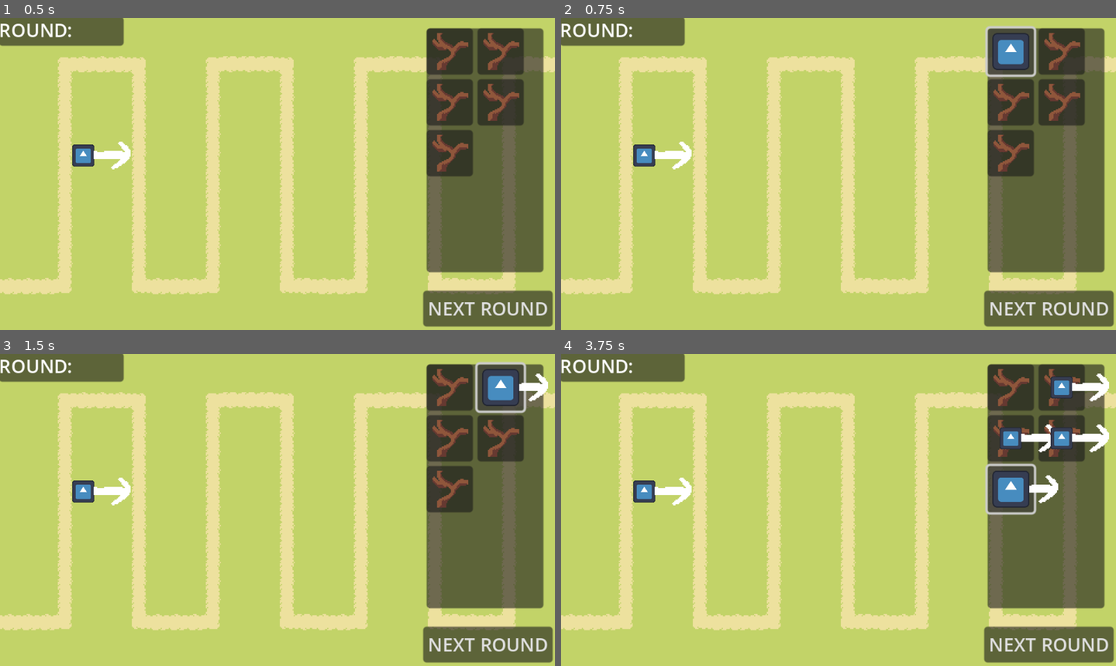
Above: before the commit, frames 1-4 (two rows, left to right).
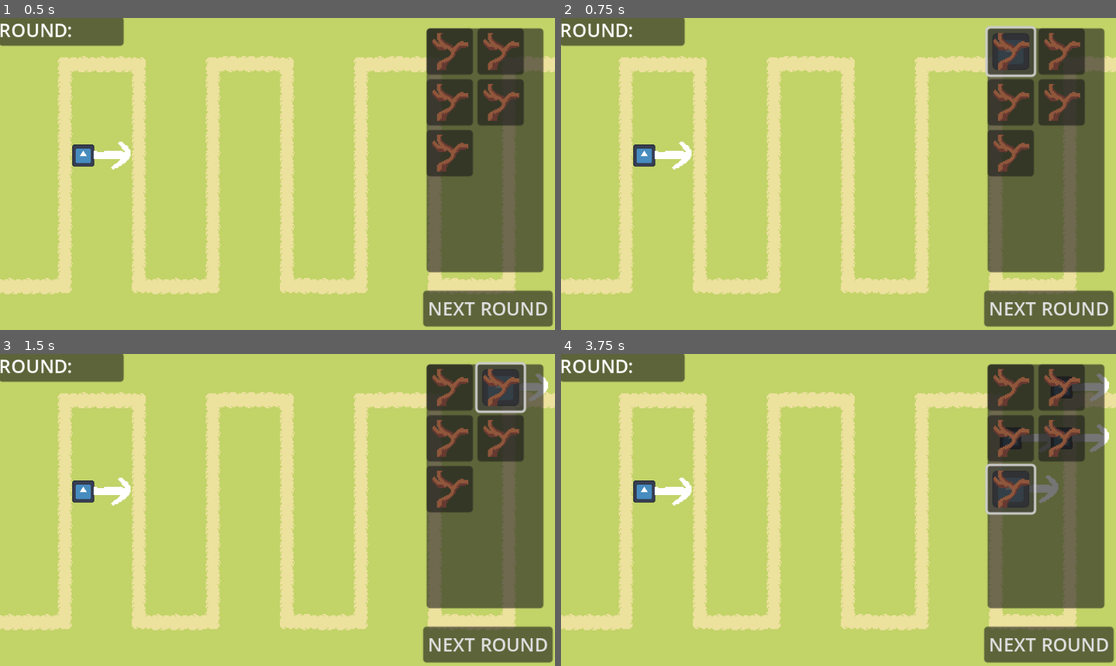
Above: after the commit, the same moments.

Repository: MindVisceral/BoneTD
Game: Godot game, scene res://Levels/Level1/Level1.tscn
Same seed, same stepped clock (60 frames per second), same inputs: the game is played once before the commit and once after it. The engine's default icon, where the game draws it, is replaced by a stand-in: a white triangle on a blue panel in a dark square.
Inputs (mouse positions are in pixels of both pictures, inside the frame that each line leads up to):
- Up to frame 1 (0.5 s): no input
- Up to frame 2 (0.75 s): click (1010, 52) at 0.5 s
- Up to frame 3 (1.5 s): click (499, 388) at 1.25 s
- Up to frame 4 (3.75 s): click (1010, 438) at 2 s; click (1060, 438) at 2.75 s; click (1010, 488) at 3.5 s

Frame 1 is identical in both runs. In frame 2, 0.7% of the frame differs, in the area x 77-85%, y 4-17%; in frame 3, 0.9%; in frame 4, 2.4%, in the area x 77-98%, y 6-50%.

Commit message:
Pivoted - now TowerHandler instantiates TempTower

Diff:
--- a/Entities/Enemies/BaseEnemy/BaseSelectButton.gd
+++ b/Entities/Enemies/BaseEnemy/BaseSelectButton.gd
@@ -1,22 +1,17 @@
 extends Button
 
-## Reference to the Tower which this Button will help select
+## Reference to the Tower which this Button will spawn
 @export var tower_reference: PackedScene
 
-##
-@export var TempTower: PackedScene
+## Reference to the Towerhandler Node of this level. It will spawn a TempTower scene and
+## it will instantiatehandle TempTower and Towers
+@export var tower_handler: TowerHandler
+
 
 func _ready() -> void:
-	call_deferred("initialize")
+	pass
 
-##
-func initialize() -> void:
-	if tower_reference:
-		pass
-
-## This button has been pressed, the Player wants to place this button's Tower
+## This button has been pressed, the Player wants to place this button's Tower.
+## The TowerHandler will handle that.
 func _on_pressed() -> void:
-	var temp_tower = TempTower.instantiate()
-	temp_tower.tower_to_be_placed = tower_reference
-
-	get_tree().get_root().add_child(temp_tower)
+	tower_handler.prepare_new_tower(tower_reference)
--- a/Entities/Towers/StickGuy/StickGuySelectButton.tscn
+++ b/Entities/Towers/StickGuy/StickGuySelectButton.tscn
@@ -1,13 +1,11 @@
-[gd_scene load_steps=5 format=3 uid="uid://cbdr67v8qd072"]
+[gd_scene load_steps=4 format=3 uid="uid://cbdr67v8qd072"]
 
 [ext_resource type="PackedScene" uid="uid://nmkmb7typgrs" path="res://Entities/Towers/BaseTower/BaseSelectButton.tscn" id="1_jpmuw"]
 [ext_resource type="PackedScene" uid="uid://cqmttjx0vrf5k" path="res://Entities/Towers/StickGuy/StickGuy.tscn" id="2_5s4yc"]
 [ext_resource type="Texture2D" uid="uid://dbuegf60t4tck" path="res://placeholder_4.png" id="2_l1xqb"]
-[ext_resource type="PackedScene" uid="uid://dheaw4xfjifiv" path="res://Entities/Towers/TempTower.tscn" id="3_asdb2"]
 
 [node name="BaseSelectButton" instance=ExtResource("1_jpmuw")]
 tower_reference = ExtResource("2_5s4yc")
-TempTower = ExtResource("3_asdb2")
 
 [node name="Sprite2D" parent="." index="0"]
 texture = ExtResource("2_l1xqb")
--- a/Entities/Towers/TempTower.gd
+++ b/Entities/Towers/TempTower.gd
@@ -2,21 +2,32 @@
 extends Area2D
 
 ## This Tower will be placed at TempTower's position when the Player wants to place it.
-## This is passed by each Tower's SelectButton
+## This is passed by the TowerHandler
 var tower_to_be_placed: PackedScene
 
+## New Towers will be added as children of the 'Towers' Node. The TowerHandler passes this.
+var towers_node_reference: Node2D
 
 
-##
+func _ready() -> void:
+	pass
+
+## Make this Node follow the mouse until it's queue_free()-d
 func _physics_process(delta: float) -> void:
 	## Keep this TempTower at the mouse's global position at all times.
 	self.global_position = get_global_mouse_position()
 
+## Wait for Input
 func _input(event: InputEvent) -> void:
+	## Placing button pressed; instantiate the right Tower and kill this Node
 	if Input.is_action_just_pressed("LMB"):
 		var new_tower: BaseTower = tower_to_be_placed.instantiate()
 
 		new_tower.global_position = self.global_position
-		get_tree().get_root().add_child(new_tower)
+		towers_node_reference.add_child(new_tower)
 
 		self.queue_free()
+
+	## Cancel placing the Tower.
+	elif Input.is_action_just_pressed("RMB"):
+		self.queue_free()
--- a/Levels/Level1/Level1.tscn
+++ b/Levels/Level1/Level1.tscn
@@ -441,7 +441,6 @@
 [node name="BaseRound" parent="RoundHandler" instance=ExtResource("3_gmuuh")]
 
 [node name="TowerHandler" parent="." instance=ExtResource("4_6772l")]
-tower_scenes = Array[PackedScene]([ExtResource("5_0yo07")])
 
 [node name="StickGuy" parent="TowerHandler/Towers" index="0" instance=ExtResource("5_0yo07")]
 position = Vector2(72, 119)
@@ -507,20 +506,25 @@
 grow_horizontal = 2
 grow_vertical = 2
 
-[node name="BaseSelectButton" parent="TemporaryGUI/Panel2/VFlowContainer" instance=ExtResource("6_4qvdn")]
+[node name="BaseSelectButton" parent="TemporaryGUI/Panel2/VFlowContainer" node_paths=PackedStringArray("tower_handler") instance=ExtResource("6_4qvdn")]
 layout_mode = 2
-
-[node name="BaseSelectButton2" parent="TemporaryGUI/Panel2/VFlowContainer" instance=ExtResource("6_4qvdn")]
+tower_handler = NodePath("../../../../TowerHandler")
+
+[node name="BaseSelectButton2" parent="TemporaryGUI/Panel2/VFlowContainer" node_paths=PackedStringArray("tower_handler") instance=ExtResource("6_4qvdn")]
 layout_mode = 2
-
-[node name="BaseSelectButton3" parent="TemporaryGUI/Panel2/VFlowContainer" instance=ExtResource("6_4qvdn")]
+tower_handler = NodePath("../../../../TowerHandler")
+
+[node name="BaseSelectButton3" parent="TemporaryGUI/Panel2/VFlowContainer" node_paths=PackedStringArray("tower_handler") instance=ExtResource("6_4qvdn")]
 layout_mode = 2
-
-[node name="BaseSelectButton4" parent="TemporaryGUI/Panel2/VFlowContainer" instance=ExtResource("6_4qvdn")]
+tower_handler = NodePath("../../../../TowerHandler")
+
+[node name="BaseSelectButton4" parent="TemporaryGUI/Panel2/VFlowContainer" node_paths=PackedStringArray("tower_handler") instance=ExtResource("6_4qvdn")]
 layout_mode = 2
-
-[node name="BaseSelectButton5" parent="TemporaryGUI/Panel2/VFlowContainer" instance=ExtResource("6_4qvdn")]
+tower_handler = NodePath("../../../../TowerHandler")
+
+[node name="BaseSelectButton5" parent="TemporaryGUI/Panel2/VFlowContainer" node_paths=PackedStringArray("tower_handler") instance=ExtResource("6_4qvdn")]
 layout_mode = 2
+tower_handler = NodePath("../../../../TowerHandler")
 
 [node name="Button" type="Button" parent="TemporaryGUI"]
 layout_mode = 1
--- a/Levels/TowerHandler.gd
+++ b/Levels/TowerHandler.gd
@@ -3,29 +3,34 @@
 
 @export_group("References")
 
+## Reference to the TempTower scene.
+## That's the placeholder which follows the mouse and displays where a Tower will be placed.
+@export var temp_tower: PackedScene
+
 ## New Towers will be added as children of the 'Towers' Node
 @export var towers_node_reference: Node2D
 
-## Different Towers that can be used in this level
-@export var tower_scenes: Array[PackedScene]
 
+## Prepare a Tower to be placed, as dictated by a Tower's SelectButton
+func prepare_new_tower(tower_reference) -> void:
 
-## This function instantiates a new Tower at the cursor's position.
-func prepare_new_tower(tower_scene_number) -> void:
+	## Instantiate a mock TempTower
+	var mock_TempTower = temp_tower.instantiate()
 
-	##
-	var new_tower = tower_scenes[tower_scene_number].instantiate()
+	## Pass the right references.
+	mock_TempTower.tower_to_be_placed = tower_reference
+	mock_TempTower.towers_node_reference = towers_node_reference
 
-	## First, show where the Tower will be placed by making the Tower's sprite follow
-	## the Player's cursor.
+	towers_node_reference.add_child(mock_TempTower)
 
 
 
 	## Now, finish instantiating
-	towers_node_reference.add_child(new_tower)
+	#towers_node_reference.add_child(new_tower)
 
 
 	#place_new_tower(new_tower.global_position)
 
+## Now we will actually place the Tower down.
 func place_new_tower(tower_global_position) -> void:
 	pass
--- a/Levels/TowerHandler.tscn
+++ b/Levels/TowerHandler.tscn
@@ -1,9 +1,11 @@
-[gd_scene load_steps=2 format=3 uid="uid://ixusat1leq8h"]
+[gd_scene load_steps=3 format=3 uid="uid://ixusat1leq8h"]
 
 [ext_resource type="Script" path="res://Levels/TowerHandler.gd" id="1_bnhgg"]
+[ext_resource type="PackedScene" uid="uid://dheaw4xfjifiv" path="res://Entities/Towers/TempTower.tscn" id="2_omsf6"]
 
 [node name="TowerHandler" type="Node2D" node_paths=PackedStringArray("towers_node_reference")]
 script = ExtResource("1_bnhgg")
+temp_tower = ExtResource("2_omsf6")
 towers_node_reference = NodePath("Towers")
 
 [node name="Towers" type="Node2D" parent="."]
